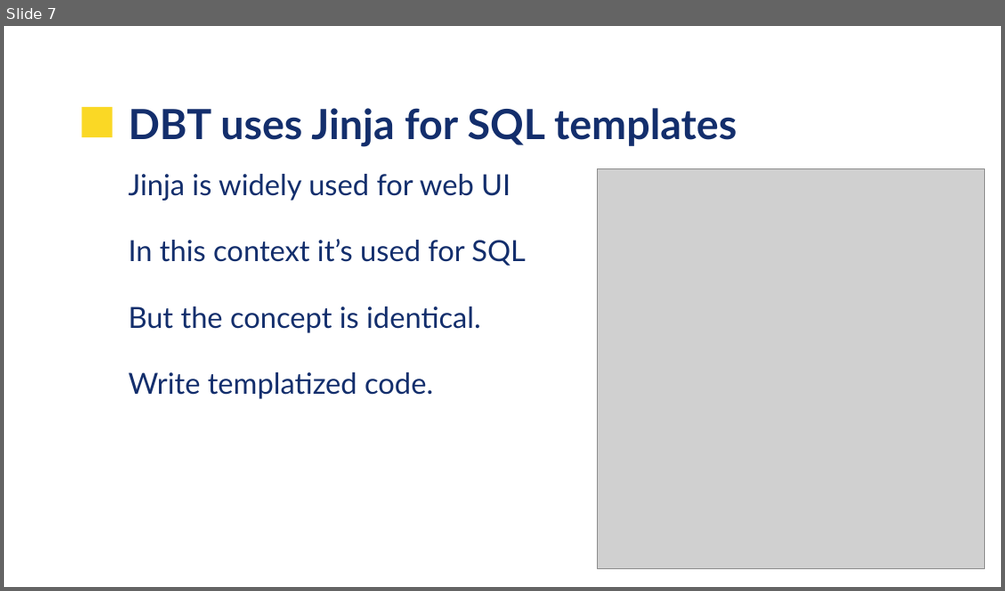
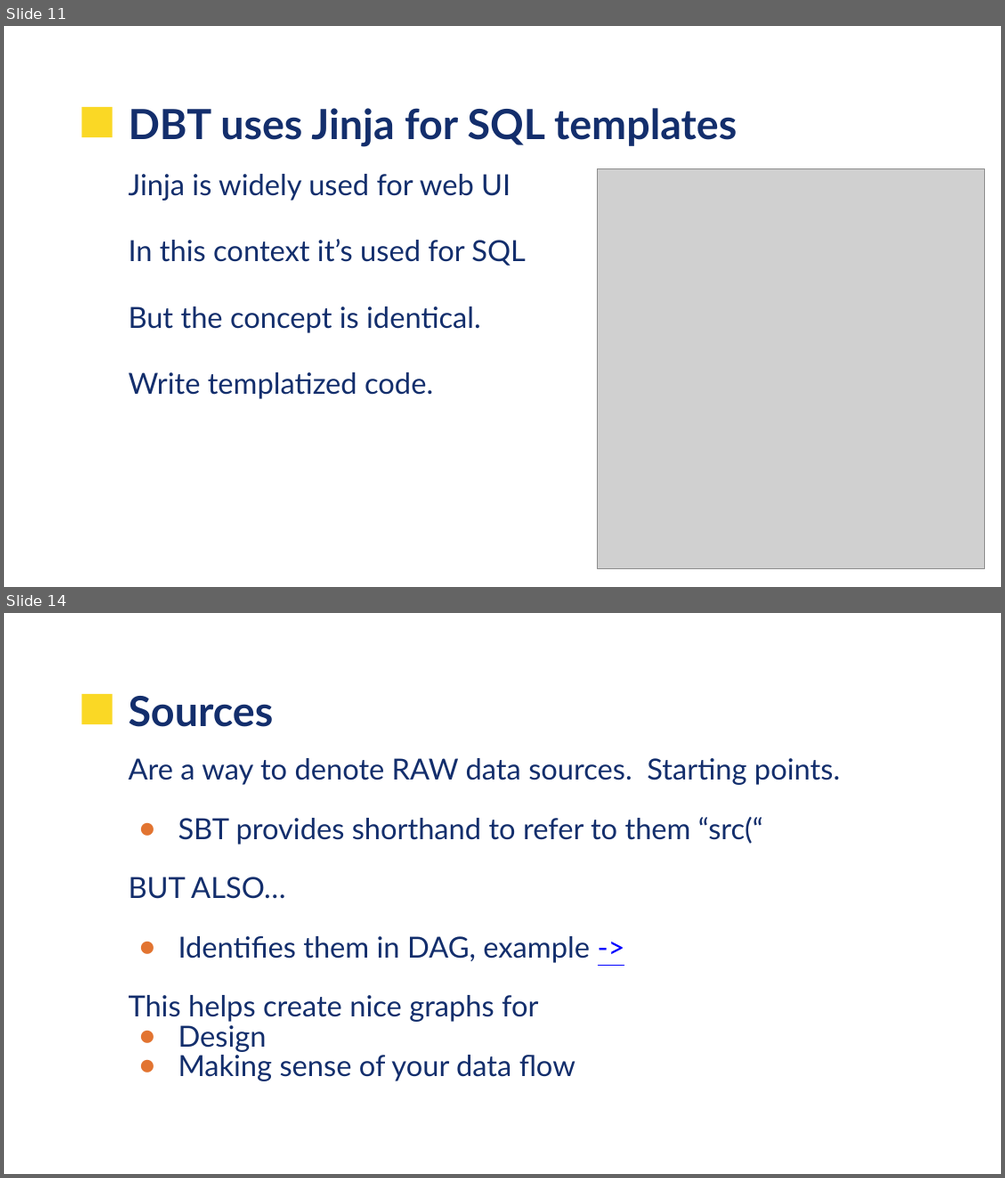
Before and after one commit to UVADS/data_engineering, a slide deck: 11_data_build_tool/UVA-DBT.pptx. Shown one above the other, each under a label of ours: slide 7 before the commit, slides 11 and 14 after it; the slides between them are not shown. The pictures are 1005x591 and 1005x1178 pixels, drawn with LibreOffice and Linux fonts; fonts in the diff are those of the drawing; grey boxes stand for pictures; background and template pictures are left out. Boxes give left, top, right and bottom in pixels: in the first picture for what was removed or moved away, otherwise in the second. Text is boxed around its words. In the diff, an @@ line names an element or a change of style, - is before the commit and + after.

```diff
--- a/11_data_build_tool/UVA-DBT.pptx
+++ b/11_data_build_tool/UVA-DBT.pptx
@@ slide 14 added at bbox=[4, 613, 1001, 1174], background picture (left out); not listed: 1 template element that a slide beside it also shows @@
@@ title added at bbox=[129, 696, 274, 727], 30 pt, text #132E6C, bold @@
+Sources
@@ text added at bbox=[129, 758, 840, 1081], 21 pt, text #132E6C @@
+Are a way to denote RAW data sources. Starting points.
+● SBT provides shorthand to refer to them “src(“
+BUT ALSO…
+● Identifies them in DAG, example ->
+This helps create nice graphs for
+● Design
+● Making sense of your data flow
@@ what was slide 7 is now slide 11 @@
```
Also in this commit, not shown: 5 slides changed, 8 other slides added, 5 slides removed.
